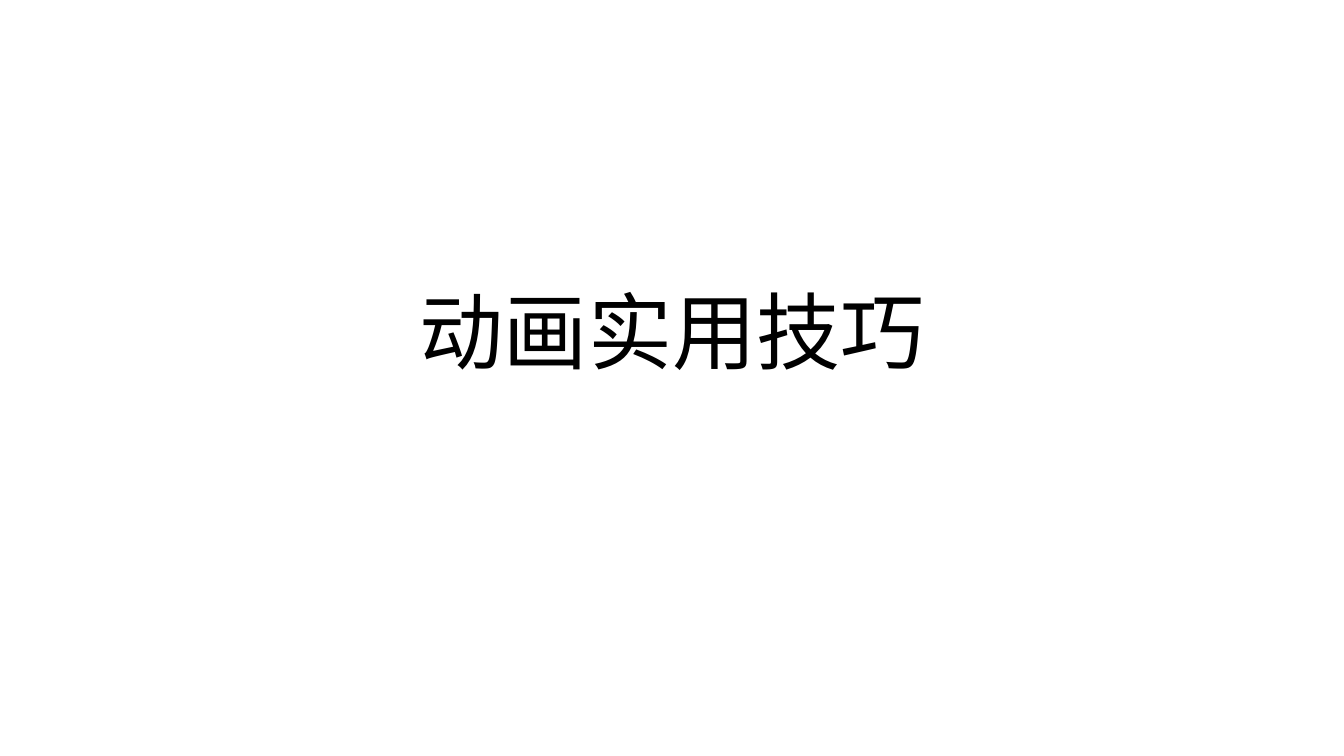
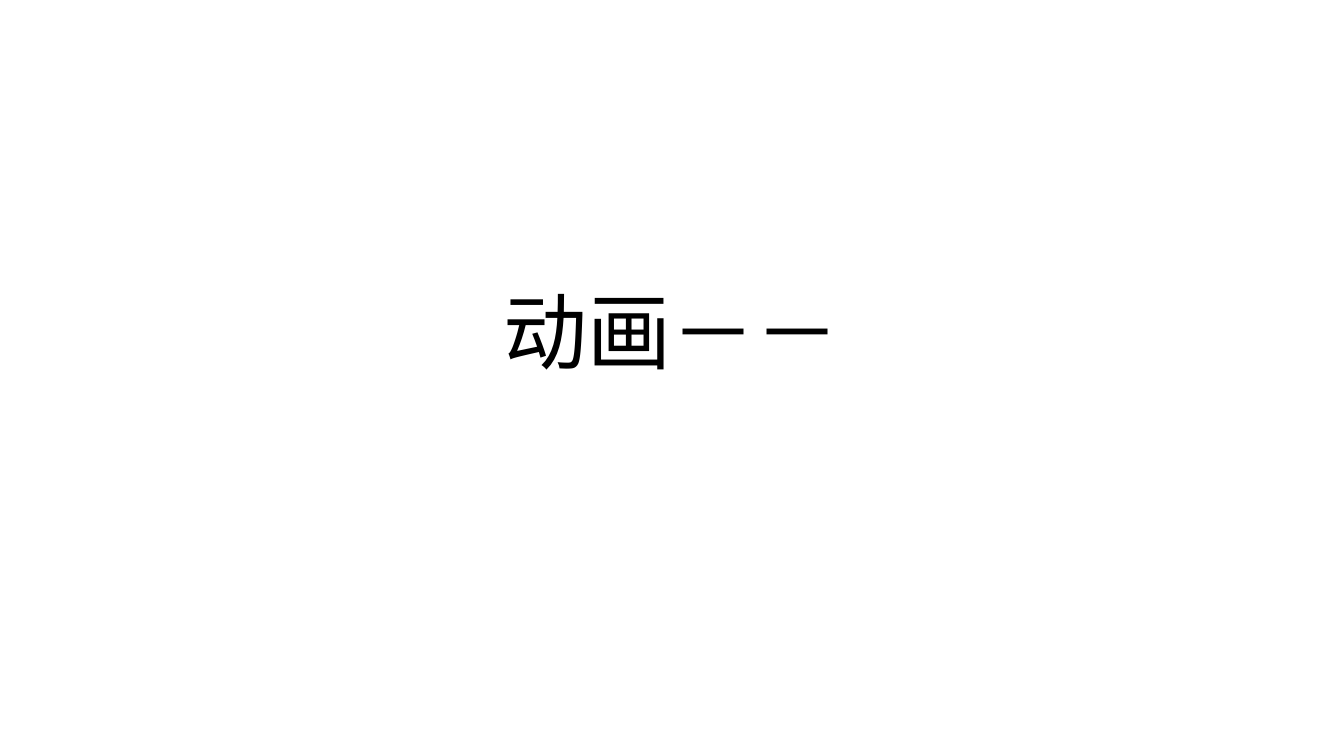
Before and after one commit to hua3505/Share, a slide deck: slide 1 of AnimationSkillShare/动画实用技巧.pptx. Drawn at 1344x756 pixels with LibreOffice and Linux fonts; fonts in the diff are those of the drawing. Boxes give left, top, right and bottom in pixels: in the first picture for what was removed or moved away, otherwise in the second. Text is boxed around its words. In the diff, an @@ line names an element or a change of style, - is before the commit and + after.

```diff
--- a/AnimationSkillShare/动画实用技巧.pptx
+++ b/AnimationSkillShare/动画实用技巧.pptx
@@ title at <box>504,294,840,370</box>: text changed @@
-动画实用技巧
+动画－－
```
Also in this commit, not shown: 5 slides added, 4 slides removed, 3 other files.
